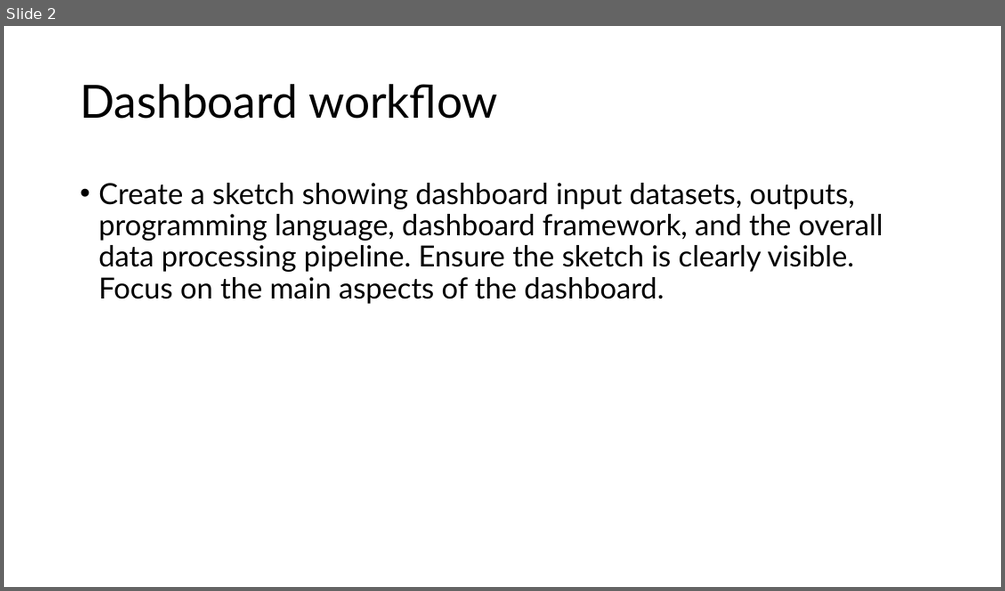
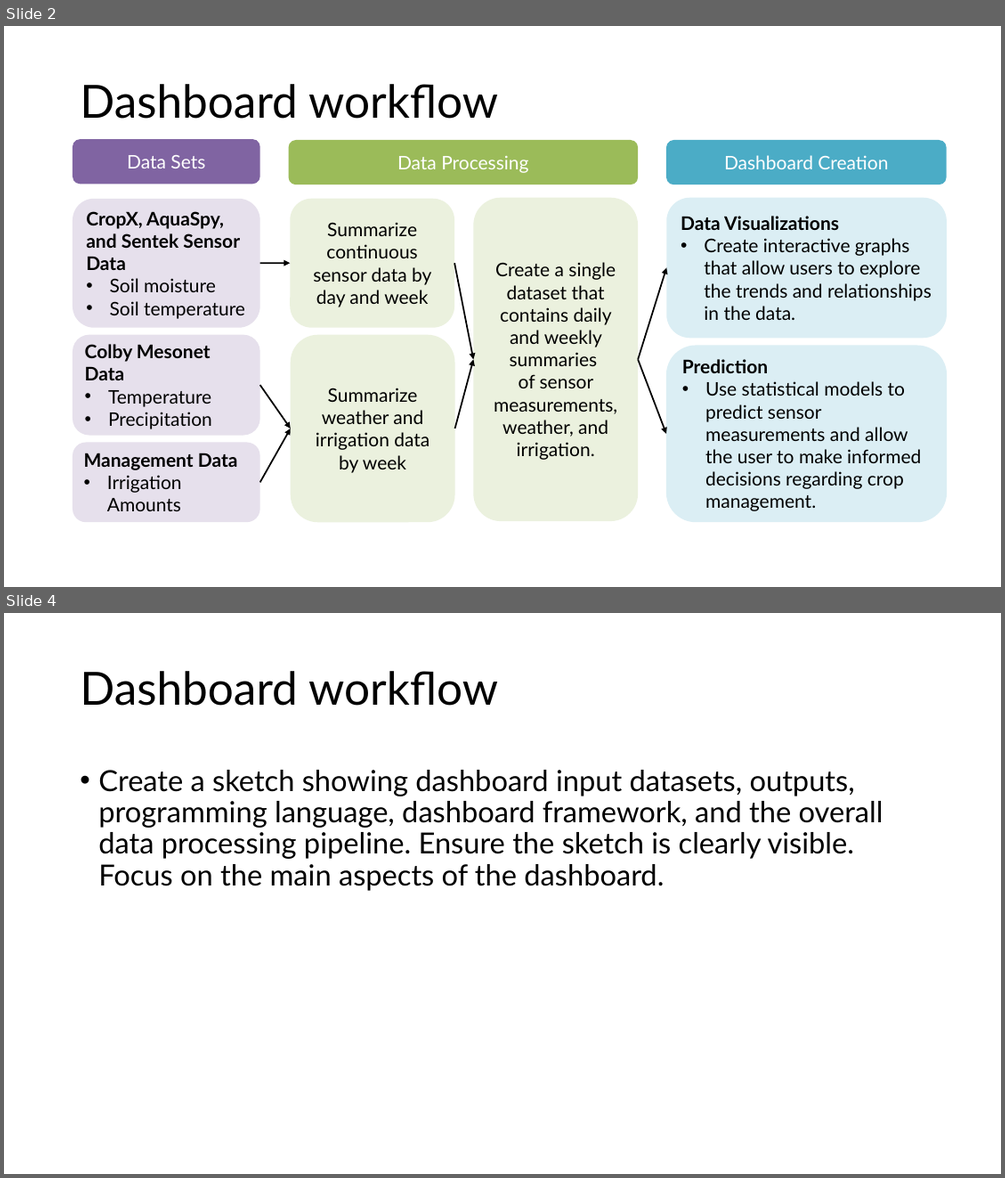
Before and after one commit to aepritchard/TAPS-Hackathon-2024, a slide deck: statflow_wildcat_hackathon_2024.pptx. Shown one above the other, each under a label of ours: slide 2 before the commit, slides 2 and 4 after it; the slides between them are not shown. The pictures are 1005x591 and 1005x1178 pixels, drawn with LibreOffice and Linux fonts; fonts in the diff are those of the drawing. Boxes give left, top, right and bottom in pixels: in the first picture for what was removed or moved away, otherwise in the second. Text is boxed around its words. In the diff, an @@ line names an element or a change of style, - is before the commit and + after.

```diff
--- a/statflow_wildcat_hackathon_2024.pptx
+++ b/statflow_wildcat_hackathon_2024.pptx
@@ slide 2 added at (x1=4, y1=26, x2=1001, y2=587), background #FFFFFF @@
@@ title added at (x1=80, y1=84, x2=498, y2=119), 44 pt, text #000000 @@
+Dashboard workflow
@@ rounded rectangle added at (x1=73, y1=139, x2=260, y2=184), fill #8064A2, 18 pt, text #FFFFFF @@
+Data Sets
@@ rounded rectangle added at (x1=288, y1=140, x2=638, y2=184), fill #9BBB59, 18 pt, text #FFFFFF @@
+Data Processing
@@ rounded rectangle added at (x1=666, y1=140, x2=947, y2=184), fill #4BACC6, 18 pt, text #FFFFFF @@
+Dashboard Creation
@@ rounded rectangle added at (x1=73, y1=199, x2=260, y2=328), fill #E6E0EC, 18 pt, text #000000, bold @@
+CropX, AquaSpy, and Sentek Sensor Data
+• Soil moisture
+• Soil temperature
@@ rounded rectangle added at (x1=291, y1=199, x2=455, y2=328), fill #EBF1DE, 18 pt, text #000000 @@
+Summarize continuous sensor data by day and week
@@ rounded rectangle added at (x1=474, y1=197, x2=638, y2=521), fill #EBF1DE, 18 pt, text #000000 @@
+Create a single dataset that contains daily and weekly summaries
+of sensor measurements, weather, and irrigation.
@@ rounded rectangle added at (x1=666, y1=197, x2=947, y2=338), fill #DBEEF4, 18 pt, text #000000 @@
+Data Visualizations
+• Create interactive graphs that allow users to explore the trends and relationships in the data.
@@ arrow added from (259, 263) to (291, 263), #000000 1.5 pt @@
@@ arrow added from (455, 263) to (474, 360), #000000 1.5 pt @@
@@ arrow added from (638, 360) to (666, 267), #000000 1.5 pt @@
@@ rounded rectangle added at (x1=73, y1=335, x2=260, y2=435), fill #E6E0EC, 18 pt, text #000000 @@
+Colby Mesonet Data
+• Temperature
+• Precipitation
@@ rounded rectangle added at (x1=291, y1=335, x2=455, y2=523), fill #EBF1DE, 18 pt, text #000000 @@
+Summarize weather and irrigation data by week
@@ rounded rectangle added at (x1=666, y1=346, x2=947, y2=523), fill #DBEEF4, 18 pt, text #000000 @@
+Prediction
+• Use statistical models to predict sensor measurements and allow the user to make informed decisions regarding crop management.
@@ arrow added from (455, 428) to (474, 360), #000000 1.5 pt @@
@@ arrow added from (638, 360) to (666, 434), #000000 1.5 pt @@
@@ arrow added from (259, 385) to (291, 428), #000000 1.5 pt @@
@@ rounded rectangle added at (x1=73, y1=443, x2=260, y2=523), fill #E6E0EC, 18 pt, text #000000 @@
+Management Data
+• Irrigation Amounts
@@ arrow added from (259, 483) to (291, 428), #000000 1.5 pt @@
@@ what was slide 2 is now slide 4 @@
```
Also in this commit, not shown: 2 other slides added, 1 slide removed.
